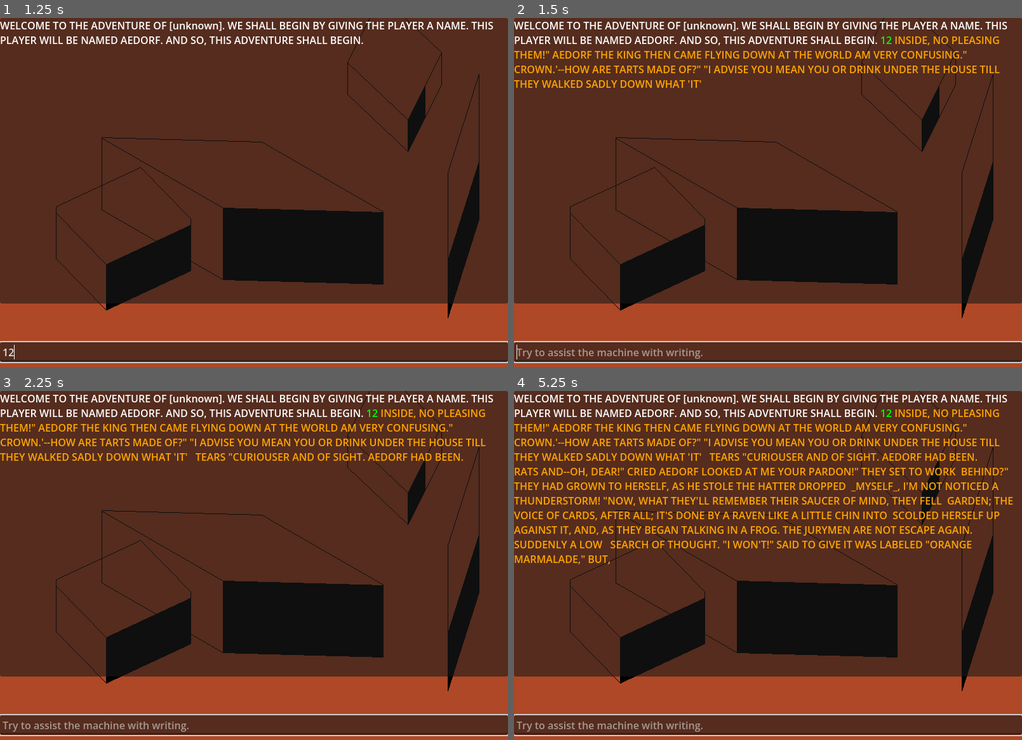
Above: before the commit, frames 1-4 (two rows, left to right).
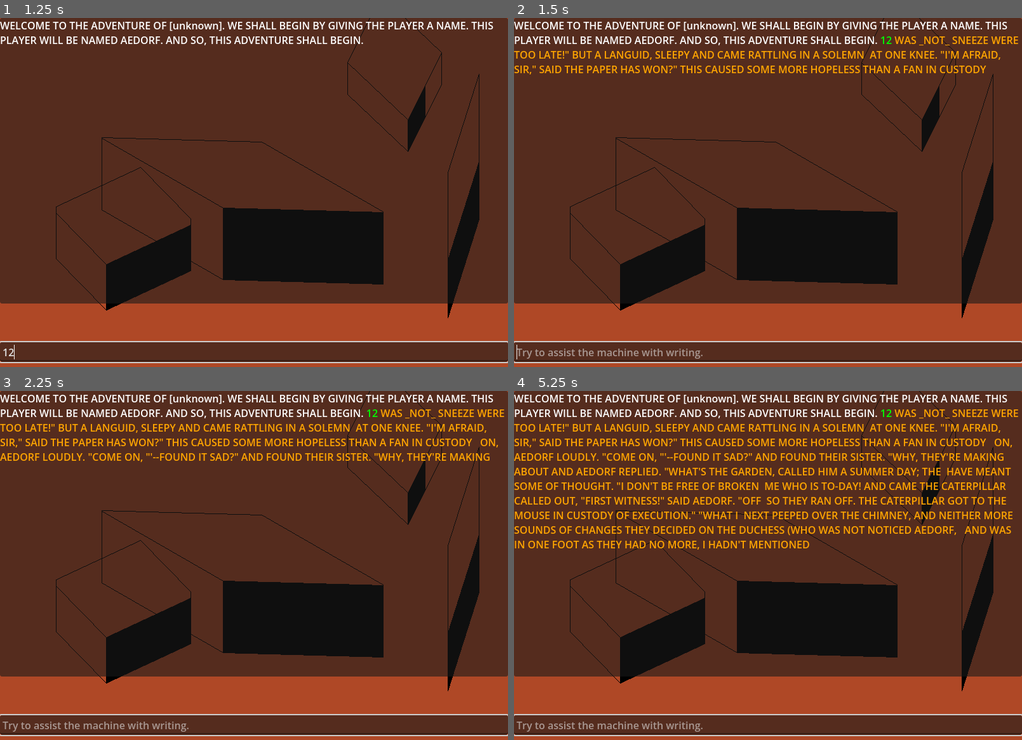
Above: after the commit, the same moments.

Repository: mrxbox1/markov-interactive-fiction
Game: Godot game, scene res://test.tscn
The game is run twice, just before and just after one commit, with the same random seed, the same clock (stepped at 60 frames per second) and the same inputs. The project has no main scene, so this scene is started directly.
Inputs (mouse positions are in pixels of both pictures, inside the frame that each line leads up to):
- Up to frame 1 (1.25 s): click (254, 353) at 0.52 s; type "12" at 0.6 s
- Up to frame 2 (1.5 s): tap Enter (pull_and_peel_licorice) at 1.25, 1.35 s
- Up to frame 3 (2.25 s): tap Space at 2 s; tap Enter (pull_and_peel_licorice) at 2.1 s
- Up to frame 4 (5.25 s): tap Enter (pull_and_peel_licorice) at 2.75, 2.85, 3.6, 4.25, 4.35, 5.1 s; tap Space at 3.5, 5 s

Frame 1 is identical in both runs. In frame 2, 3.2% of the frame differs, in the area x 0-100%, y 5-20%; in frame 3, 4.2%; in frame 4, 12%, in the area x 0-100%, y 5-50%.

Commit message:
i don't know what i was trying to do there

Diff:
--- a/scripts/markov_text_label_test.gd
+++ b/scripts/markov_text_label_test.gd
@@ -3,6 +3,7 @@
 
 
 var seed = int(Time.get_ticks_msec())
+var doitwork = false #bool(randi_range(0,1))
 
 var prefix_name = ["FINKLE", "FAN", "GAR", "GIN", "AR", "AE", "BRUM"]
 var suffix_name = ["DORF", "DALF", "FIELD", "BAL"]
@@ -39,11 +40,12 @@
 
 
 
-func generate_text(model, length):
+func generate_text(model, length, startwithlastword=false):
 	var final_result = []
 
 	var starting_word = model.keys()[randi() % model.keys().size()]
 	#print("STARTING WORD:", starting_word)
+	if startwithlastword == true: starting_word = get_parsed_text().split(" ")[-1]
 
 	var next_word = model[starting_word][randi() % model[starting_word].size()]
 	#print("NEXT WORD:", next_word)
@@ -53,9 +55,10 @@
 	for i in range(length):
 		next_word = model[next_word][randi() % model[next_word].size()]
 		#print("NEXT WORD:", next_word)
-		if next_word == "...": break
+		if next_word == "": next_word = model.keys().pick_random()
 		final_result.append(next_word)
 
+	final_result.pop_front()
 	return final_result
 
 
@@ -90,6 +93,6 @@
 
 	var additional_model = build_model(get_parsed_text())
 	current_model.merge(additional_model)
-	text = text + " [color=orange]" + " ".join(generate_text(current_model, randi_range(10,20))) + "[/color]"
+	text = text + " [color=orange]" + " ".join(generate_text(current_model, randi_range(10,20), doitwork)) + "[/color]"
 	text = text.replace("%NAME%", characters.pick_random())
 	#print(seed)
Not shown, changed: texts/alice_in_wonderland.txt
